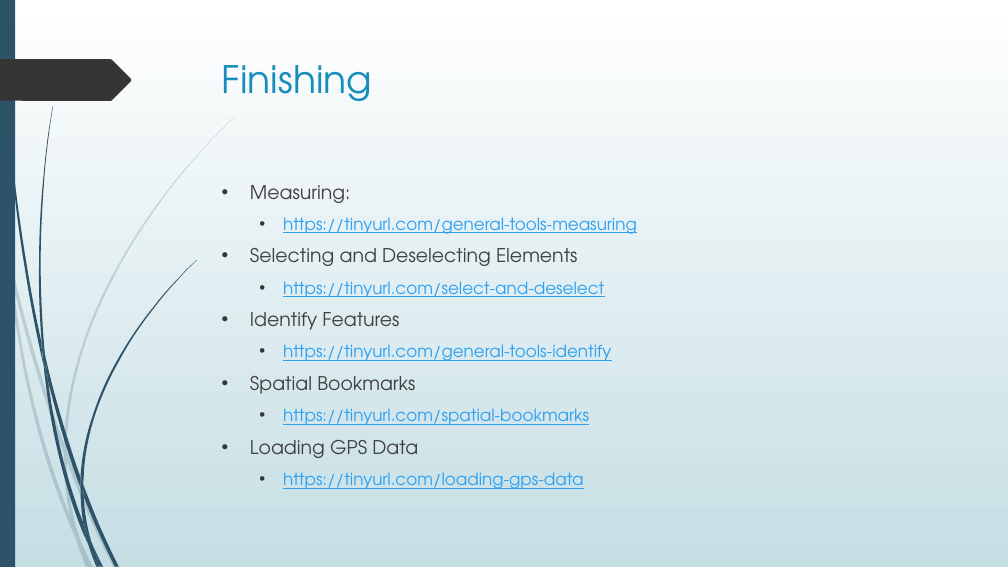
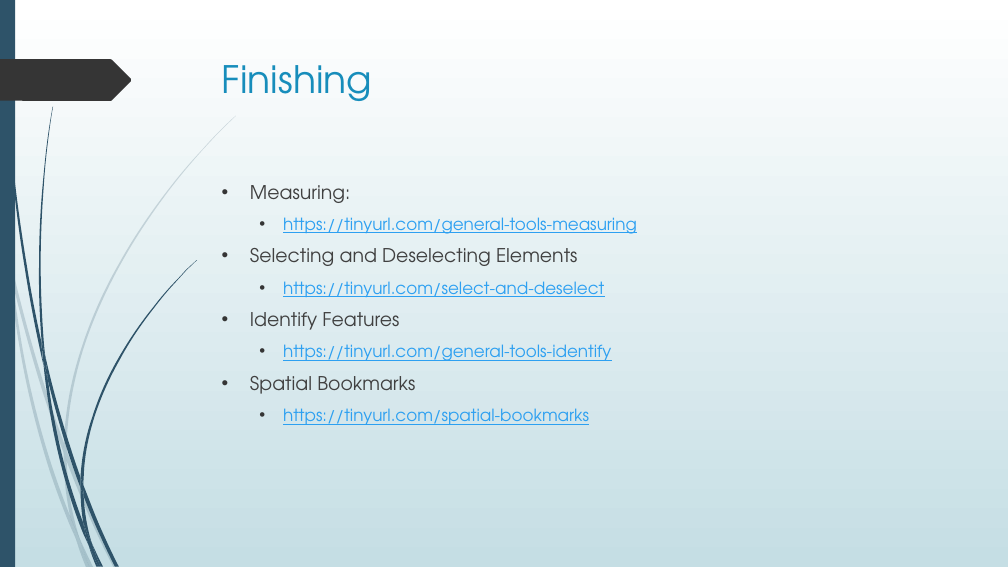
Before and after one commit to cleveland-metroparks/karisoke_2016, a slide deck: slide 11 of GIS Training.pptx. Drawn at 1008x567 pixels with LibreOffice and Linux fonts; fonts in the diff are those of the drawing. Boxes give left, top, right and bottom in pixels: in the first picture for what was removed or moved away, otherwise in the second. Text is boxed around its words. In the diff, an @@ line names an element or a change of style, - is before the commit and + after.

```diff
--- a/GIS Training.pptx
+++ b/GIS Training.pptx
@@ text at [250, 440, 583, 489]: paragraphs removed @@
-• Loading GPS Data
-  • https://tinyurl.com/loading-gps-data
```
Also in this commit, not shown: 2 other slides changed, 1 slide added.
